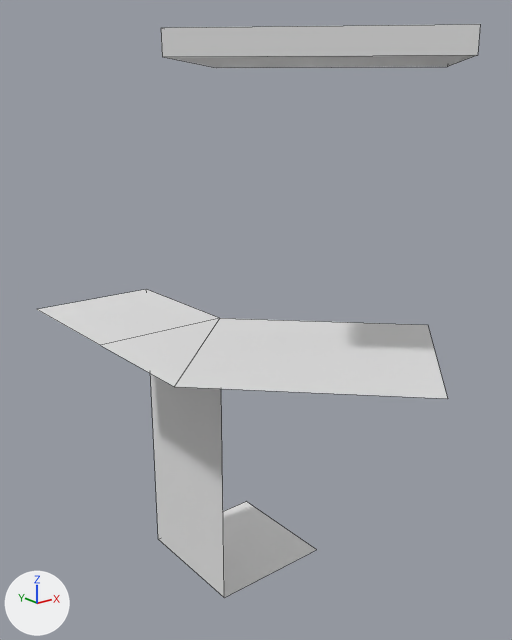
The Blender file Zeldo/Content/Meshes/Windmill/Windmill.blend as it was, and as the next commit left it.
Before and after are seen from a 50 mm lens placed at (-65.0, -86.7, 75.4), pointed at (-8.6, -16.2, 47.3). The axes (+X, +Y, +Z) are drawn at lower left. The lights are the same throughout. Mesh edges are drawn as thin lines.

The older version as bpy lines, for what is in view:
```python
me_plane = bpy.data.meshes.new('Plane')
me_plane.from_pydata(...)  # 19 vertices, 11 faces; spans x -2.82..1.0, y -4.69..1.0, z 0.0..8.16
ob_plane = bpy.data.objects.new('Plane', me_plane)
ob_plane.location = (0.0, 0.0, 0.0)
ob_plane.scale = (10.0, 10.0, 10.0)
```
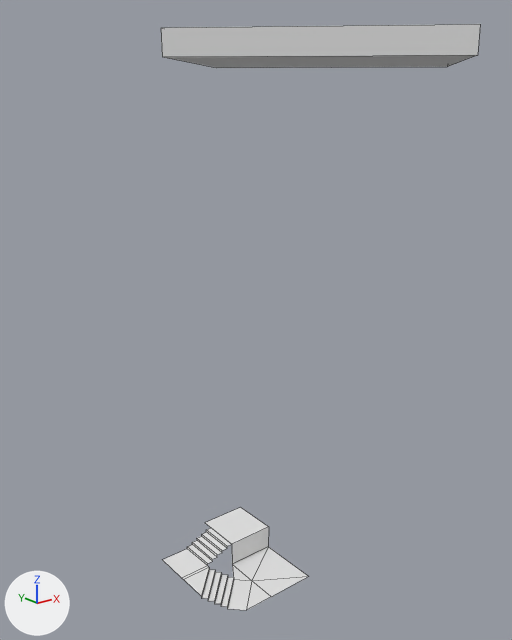
Commit message: Working on the first room of the windmill

Pixel boxes (x1, y1, x2, y2) of what changed, in the pictures (512 x 640 px; the box of a moved part takes in the faces that stretch with it):
```json
{"object": "Plane", "change": "reshaped, rescaled", "before": [37, 24, 480, 598], "after": [161, 24, 480, 610], "on screen": "28% narrower"}
{"part": 1, "of": "me_plane", "change": "moved or reshaped", "before": [161, 24, 480, 68], "after": [161, 24, 480, 68]}
{"part": 2, "of": "me_plane", "change": "added", "after": [163, 507, 308, 610]}
{"part": 3, "of": "me_plane", "change": "deleted", "before": [37, 289, 448, 598]}
```

Edits to the scene script, one JSON object a line:
```json
{"block": "me_plane", "where": "# used by ob_plane; location = (0.0, 0.0, 0.0); scale = (10.0, 10.0, 10.0)"}
{"op": "remove", "block": "me_plane", "code": "me_plane.from_pydata(...)  # 19 vertices, 11 faces; spans x -2.82..1.0, y -4.69..1.0, z 0.0..8.16"}
{"op": "add", "block": "me_plane", "code": "me_plane.from_pydata(...)  # 65 vertices, 37 faces; spans x -28.2..10.04, y -46.91..4.0, z 0.0..81.55"}
{"block": "me_plane", "change": "me_plane part 1: the loose piece of 8 vertices spanning x -2.82..1.0, y -4.69..-1.0, z 7.9..8.16 is scaled about the mesh origin by 10"}
{"block": "me_plane", "change": "me_plane part 2: a new loose piece of 57 vertices spanning x -14.0..4.0, y -14.45..4.0, z 0.0..4.0"}
{"block": "me_plane", "change": "me_plane part 3: the loose piece of 11 vertices spanning x -2.82..1.0, y -4.69..1.0, z 0.0..4.63 is deleted"}
{"op": "set", "path": "ob_plane.scale", "old": "(10.0, 10.0, 10.0)", "new": "(1.0, 1.0, 1.0)"}
```
